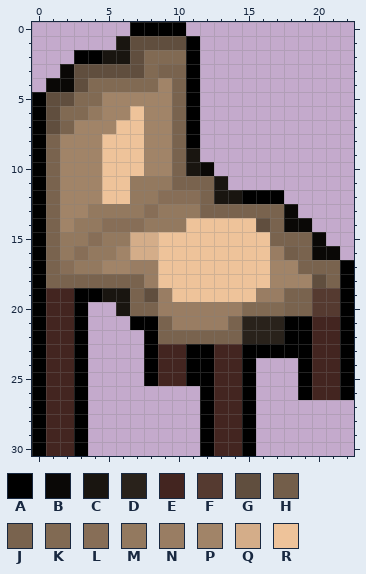
Pixel-art sprite: Sprites/Chair.png. The picture above was drawn from the file before the commit.
The file is 23x31 pixels. Colours within 5 levels of each other are drawn and written as one.
Palette (. is transparent): A #000000  B #0a0806  C #191510  D #29221b  E #432520  F #553a30  G #604e3e  H #735e4a  J #79634e  K #816a53  L #876e57  M #93795f  N #997d63  P #a18468  Q #d4ad89  R #eec39a
Pixels before, first column x 0:
 0 .......AAAA............
 1 ......CGGGGA...........
 2 ...AACCGKKKA...........
 3 ..BGGGGGKJJA...........
 4 .BBGKKKKKPJA...........
 5 AGGKKPPPPPJA...........
 6 AGKKMPPRPPJA...........
 7 AGJPPPRRPPJA...........
 8 AJPPPRRRPPJA...........
 9 AJPPPRRRPPJC...........
10 AJPPPRRRPPJCB..........
11 AJPPPRRMMMJJJC.........
12 AJPPPRRMMLLLJCCAAA.....
13 AJPPMMMMLMMMJJJJJJB....
14 AJPMMLLLMMMRRRRRGJBB...
15 AJMMLMMQQRRRRRRRRJJJB..
16 AJMLMMPQQRRRRRRRRNHJBB.
17 AJLMMPPNNRRRRRRRRPPJJJA
18 AJJJJJJJNRRRRRRRRPPPGJA
19 AEEAACCJGNRRRRRRNNJJFFA
20 AEEA..CJJNNNNNNKKKJJFFA
21 AEEA...AAJNNNNJDDDAAEEA
22 AEEA....AJJJJJJDDDAAEEA
23 AEEA....AEEAAEEAAAAAEEA
24 AEEA....AEEAAEEA...AEEA
25 AEEA....AEEAAEEA...AEEA
26 AEEA........AEEA...AEEA
27 AEEA........AEEA.......
28 AEEA........AEEA.......
29 AEEA........AEEA.......
30 AEEA........AEEA.......
After:
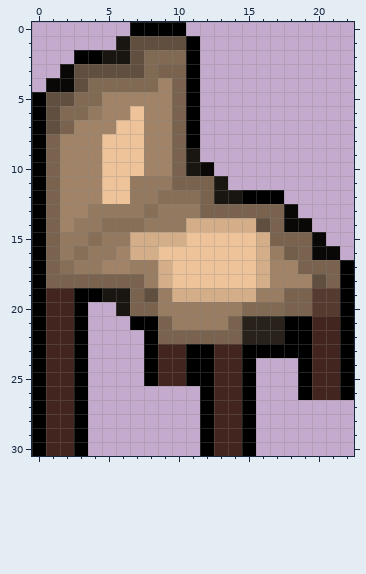
Diff:
y 14: x 11..15 RRRRR -> QQQQQ
y 15: x 9..10 RR -> QQ; x 16 R -> Q
y 16: x 16 R -> Q
y 17..18: x 9 R -> Q; x 16 R -> Q
y 19: x 10..15 RRRRRR -> QQQQQQ
